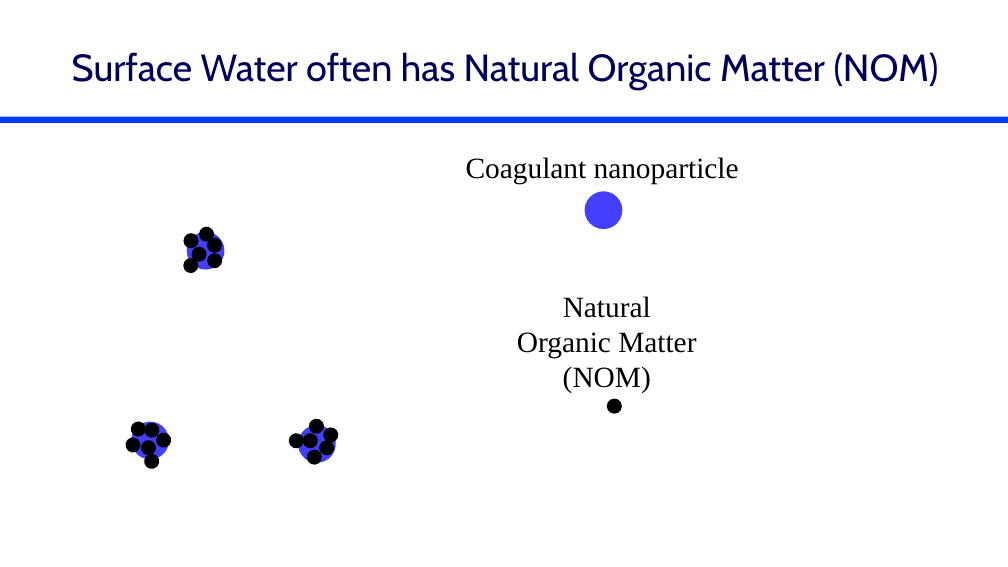
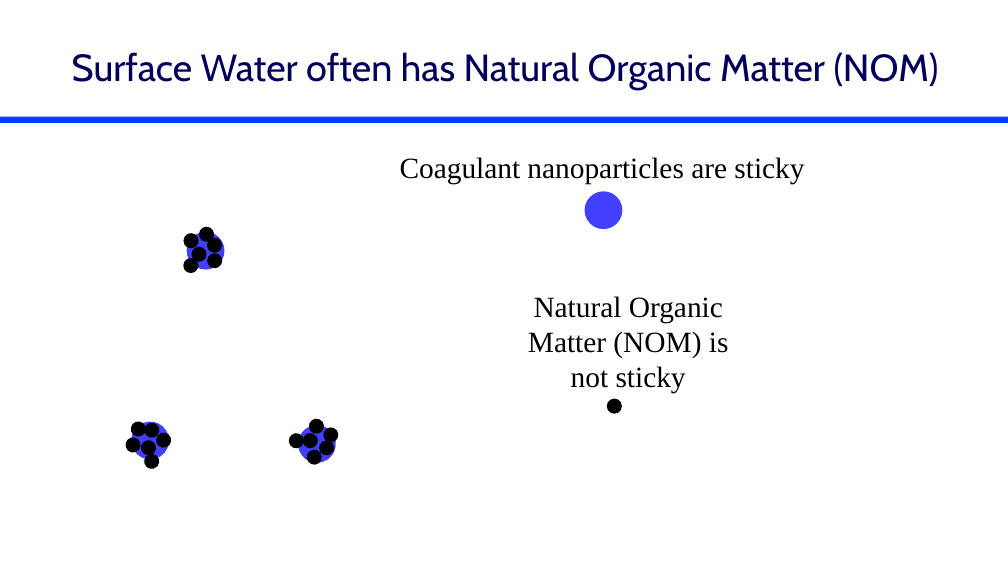
Before and after one commit to monroews/CEE4520Lectures, a slide deck: slide 27 of Flocculation Model.pptx (slide 28 before the commit). Drawn at 1008x567 pixels with LibreOffice and Linux fonts; fonts in the diff are those of the drawing. Boxes give left, top, right and bottom in pixels: in the first picture for what was removed or moved away, otherwise in the second. Text is boxed around its words. In the diff, an @@ line names an element or a change of style, - is before the commit and + after.

```diff
--- a/Flocculation Model.pptx
+++ b/Flocculation Model.pptx
@@ text at (400,157,804,184): text changed @@
-Coagulant nanoparticle
+Coagulant nanoparticles are sticky
@@ text at (528,296,729,394): text changed @@
-Natural Organic Matter (NOM)
+Natural Organic Matter (NOM) is not sticky
```
Also in this commit, not shown: 19 other slides changed, 11 slides added, 7 slides removed.
